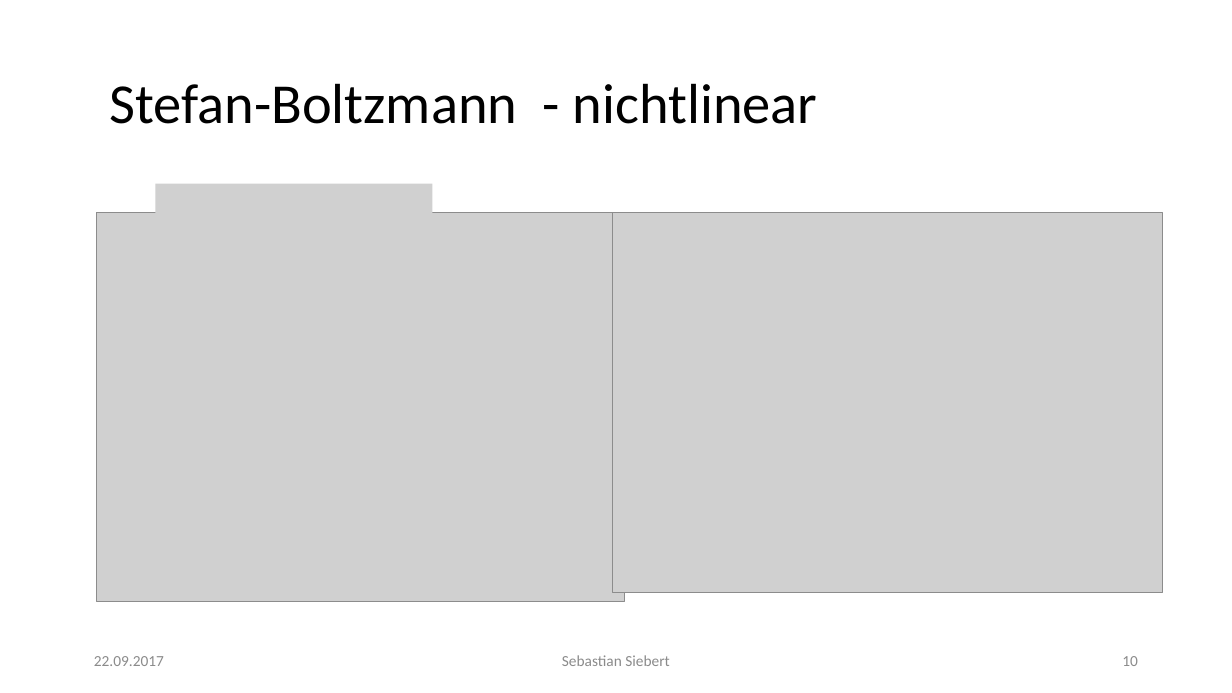
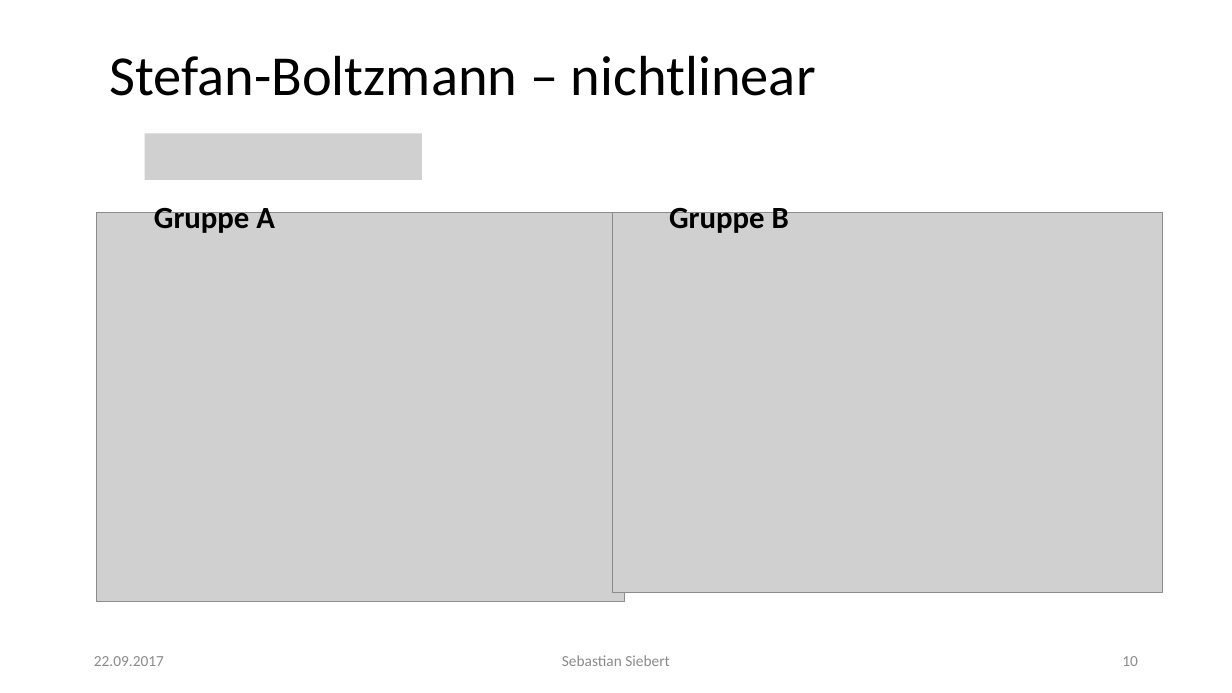
Before and after one commit to thewhitecat/grundpraktikum1, a slide deck: slide 10 of grundpraktikum2/Atomphysik/Atomphysik.pptx. Drawn at 1232x693 pixels with LibreOffice and Linux fonts; fonts in the diff are those of the drawing; grey boxes stand for pictures. Boxes give left, top, right and bottom in pixels: in the first picture for what was removed or moved away, otherwise in the second. Text is boxed around its words. In the diff, an @@ line names an element or a change of style, - is before the commit and + after.

```diff
--- a/grundpraktikum2/Atomphysik/Atomphysik.pptx
+++ b/grundpraktikum2/Atomphysik/Atomphysik.pptx
@@ title at box(109, 55, 816, 96): text changed @@
-Stefan-Boltzmann - nichtlinear
+Stefan-Boltzmann – nichtlinear
@@ picture added at box(145, 133, 422, 179) @@
@@ text added at box(154, 202, 275, 233), 24 pt, text #000000, bold @@
+Gruppe A
@@ picture removed at box(155, 184, 433, 230) @@
@@ text added at box(669, 202, 789, 233), 24 pt, text #000000, bold @@
+Gruppe B
```
Also in this commit, not shown: 8 other slides changed, 2 other files.
